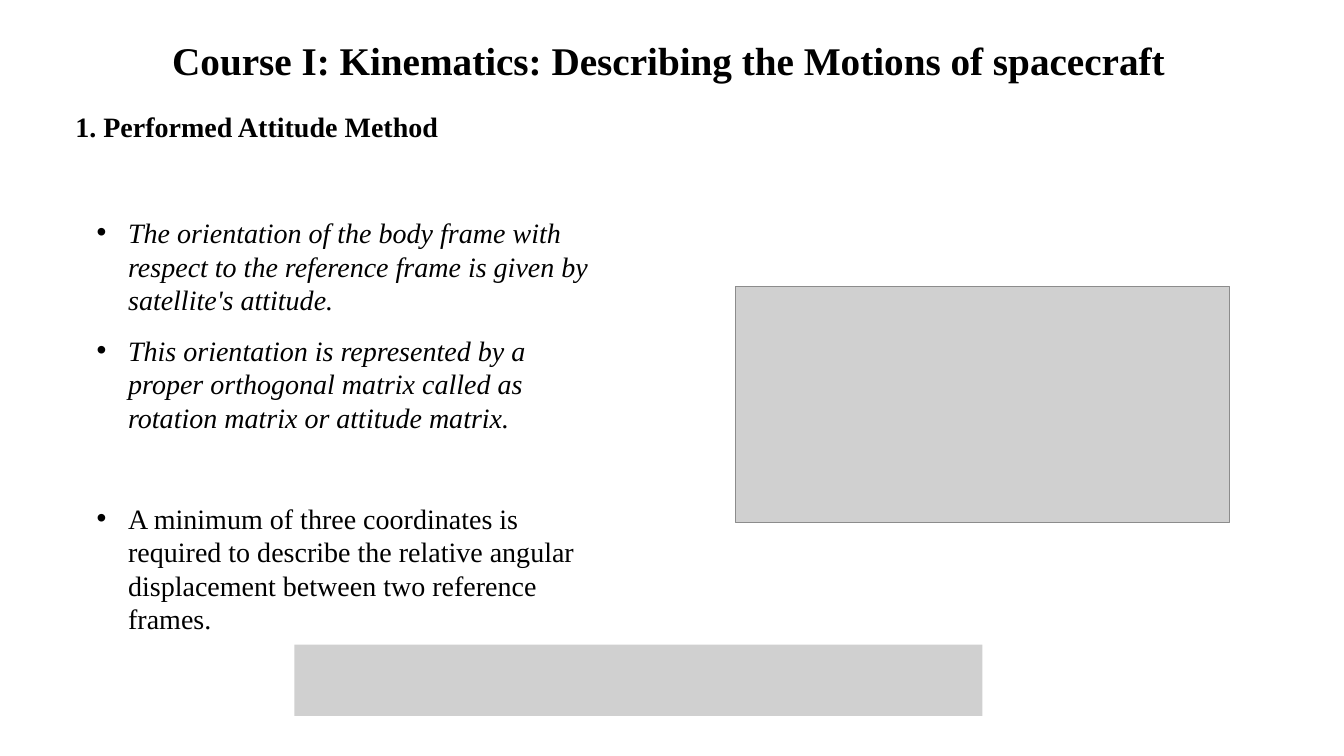
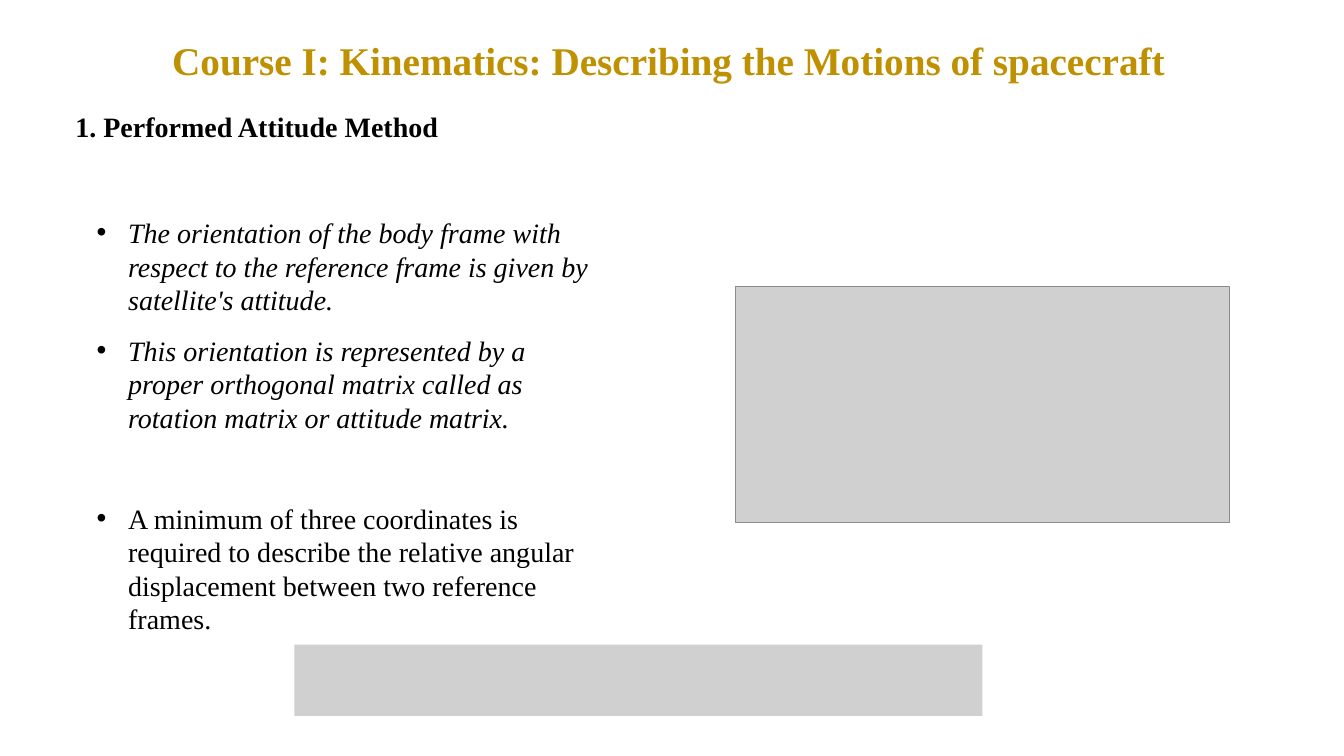
Before and after one commit to KalexxHoang/VTX_Report, a slide deck: slide 1 of Course report.pptx. Drawn at 1344x756 pixels with LibreOffice and Linux fonts; fonts in the diff are those of the drawing; grey boxes stand for pictures. Boxes give left, top, right and bottom in pixels: in the first picture for what was removed or moved away, otherwise in the second. Text is boxed around its words. In the diff, an @@ line names an element or a change of style, - is before the commit and + after.

```diff
--- a/Course report.pptx
+++ b/Course report.pptx
@@ text "Course I: Kinematics: Describing the ..." at (x1=172, y1=47, x2=1165, y2=83): text colour #000000 to #BF9000 @@
```
Also in this commit, not shown: 11 other slides changed, 9 slides added, 2 other files.
